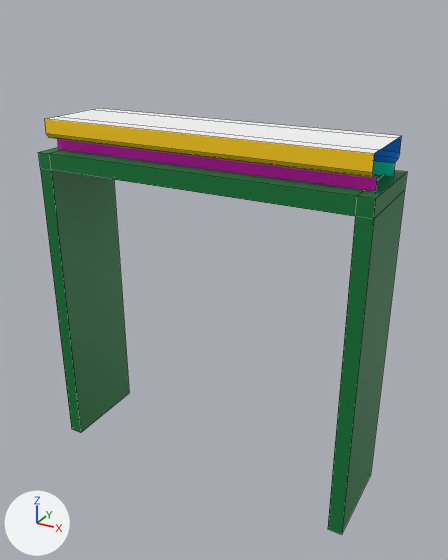
A saved change to the FBX model ABigMess/Assets/Models/HouseBuilding/Wall_door.fbx.
Rendered twice from a camera (50 mm lens) standing at (1.76, -3.05, 2.85) and looking at (0.08, 0.01, 1.32). Lighting does not change. The marker at lower left points along +X, +Y and +Z. Mesh edges are drawn as thin lines. Where no turn or scale is listed for an object, it has been applied to the vertices.

Names of what the first picture shows: 'Door'.
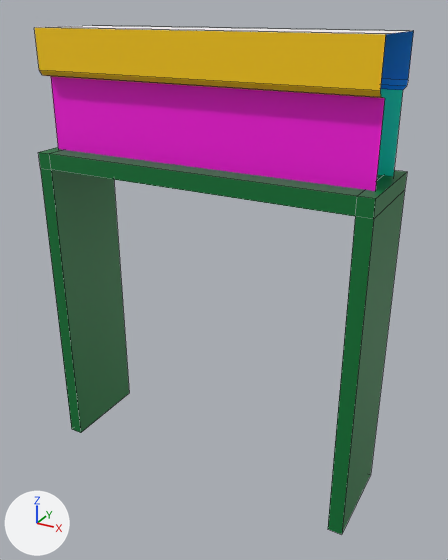
Commit message: [ADD] New Walls

Location of each change, [x1, y1, x2, y2] in pixels of the pictures (448 x 560 px; the box of a moved part takes in the faces that stretch with it):
```json
{"object": "Door", "change": "reshaped", "before": [38, 108, 407, 534], "after": [34, 25, 414, 534], "on screen": "19% taller"}
{"part": 1, "of": "me_mesh", "change": "moved or reshaped", "before": [47, 134, 400, 191], "after": [39, 70, 408, 191]}
{"part": 2, "of": "me_mesh", "change": "moved or reshaped", "before": [45, 108, 402, 173], "after": [34, 25, 414, 91]}
```

Edits to the scene script, one JSON object a line:
```json
{"block": "me_mesh", "where": "me_mesh.from_pydata(...)  # 48 vertices, 33 faces; spans x -1.04..1.04, y -0.29..0.29, z 0.0..2.25"}
{"block": "me_mesh", "where": "# used by ob_door; location = (0.0, 0.0, 0.0)"}
{"block": "me_mesh", "change": "me_mesh part 1: all 12 vertices in x -1.0..1.0, y -0.25..0.25, z 2.12..2.16 are moved by (0.0, 0.0, 0.36)"}
{"block": "me_mesh", "change": "me_mesh part 2: all 8 vertices in x -1.0..1.0, y -0.25..0.25, z 2.25 are moved by (0.0, 0.0, 0.5)"}
```
